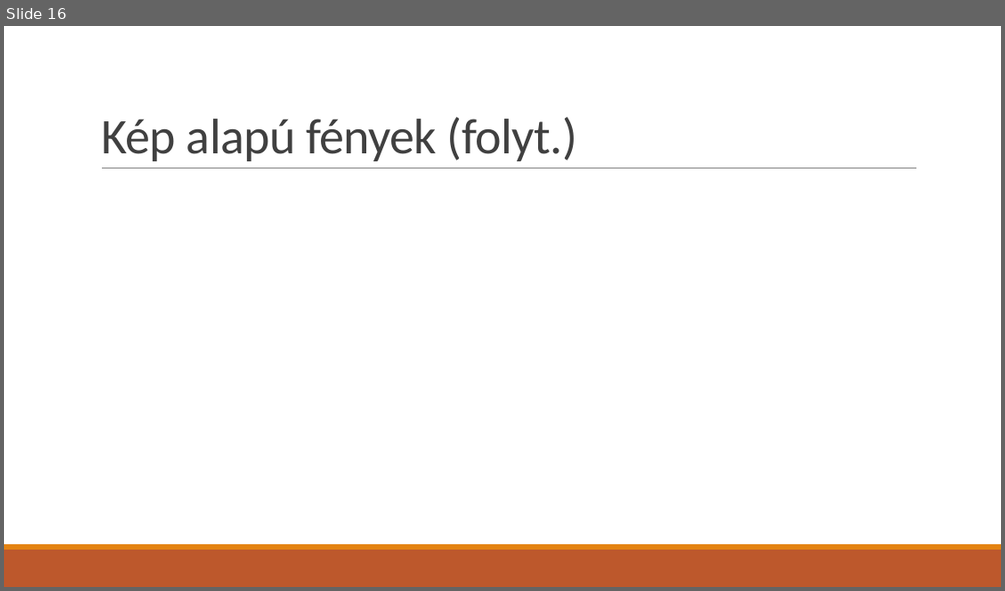
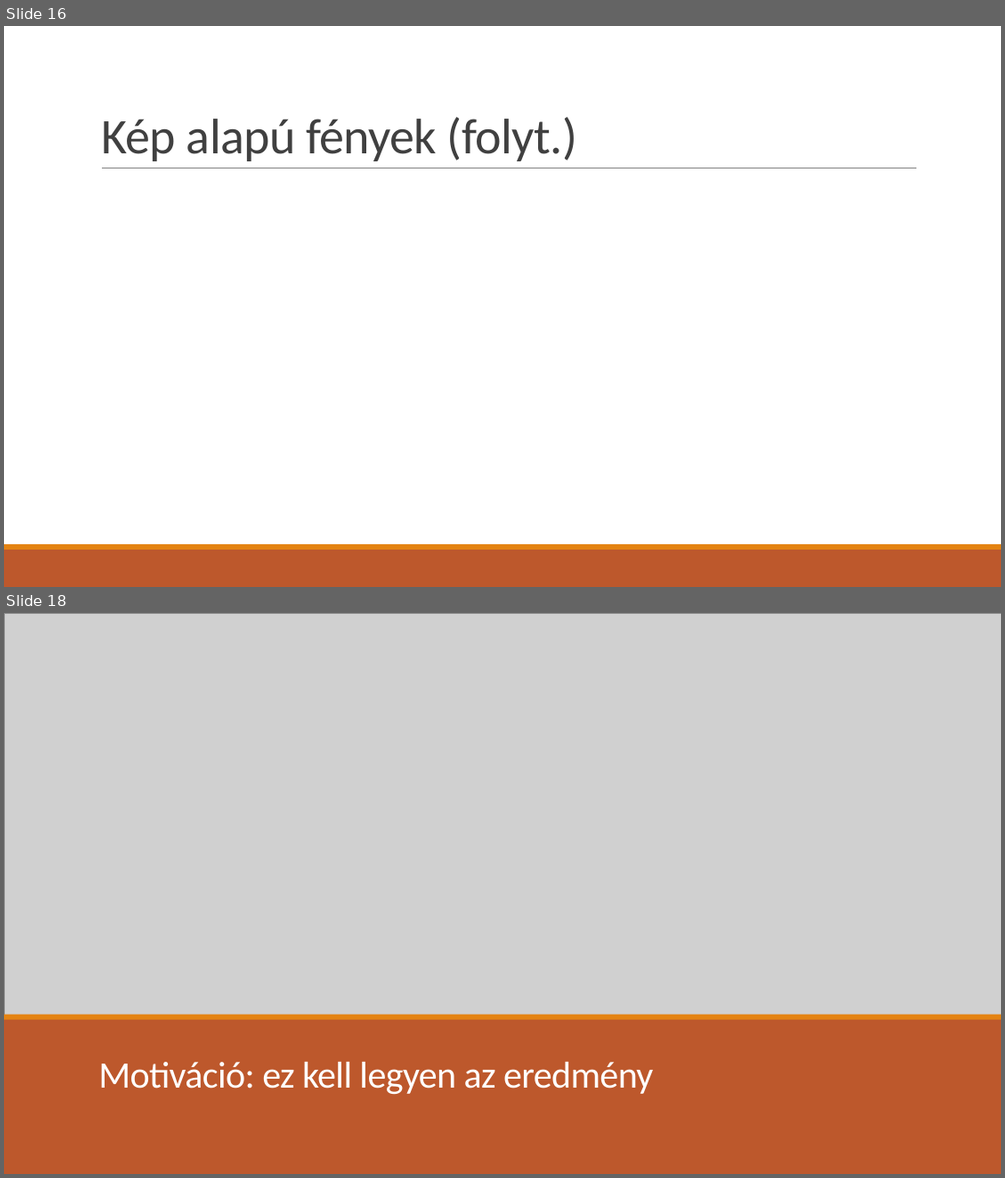
Before and after one commit to asylum2010/Asylum-s-ELTE-Exercises, a slide deck: PBR_EA_01.pptx. Shown one above the other, each under a label of ours: slide 16 before the commit, slides 16 and 18 after it; the slides between them are not shown. The pictures are 1005x591 and 1005x1178 pixels, drawn with LibreOffice and Linux fonts; fonts in the diff are those of the drawing; grey boxes stand for pictures. Boxes give left, top, right and bottom in pixels: in the first picture for what was removed or moved away, otherwise in the second. Text is boxed around its words. In the diff, an @@ line names an element or a change of style, - is before the commit and + after.

```diff
--- a/PBR_EA_01.pptx
+++ b/PBR_EA_01.pptx
@@ slide 18 added at (x1=4, y1=613, x2=1001, y2=1174), background #FFFFFF @@
@@ picture added at (x1=4, y1=613, x2=1001, y2=1015) @@
@@ rectangle added at (x1=4, y1=1018, x2=1001, y2=1174), fill #BD582C @@
@@ rectangle added at (x1=4, y1=1014, x2=1001, y2=1020), fill #E48312 @@
@@ title added at (x1=98, y1=1062, x2=653, y2=1094), 36 pt, text #FFFFFF @@
+Motiváció: ez kell legyen az eredmény
@@ rectangle added at (x1=4, y1=1136, x2=1001, y2=1174), fill #BD582C @@
@@ rectangle added at (x1=4, y1=1131, x2=1001, y2=1136), fill #E48312 @@
```
Also in this commit, not shown: 1 slide changed, 1 other slide added.
